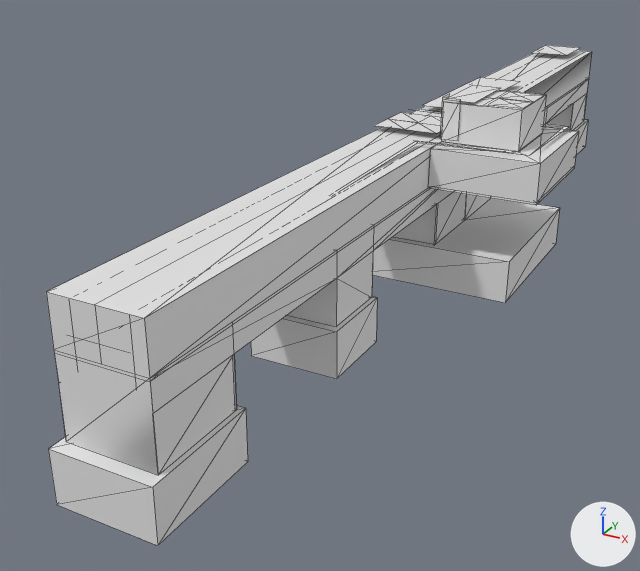
What one commit did to the OBJ model meshes/Pipeline.obj.
Before and after are seen from a 50 mm lens placed at (64.1, -156.8, 48.0), pointed at (-14.3, -14.3, -23.2). The axes (+X, +Y, +Z) are drawn at lower right. The lights are the same throughout. Mesh edges are drawn as thin lines. Where no turn or scale is listed for an object, it has been applied to the vertices. Vertices at the same position are counted once.

Script lines for the objects in view, before the commit:
```python
me_pipeline = bpy.data.meshes.new('Pipeline')
me_pipeline.from_pydata(...)  # 295 vertices, 238 faces; spans x -8.0..27.0, y -94.0..111.0, z -21.0..15.0
ob_pipeline = bpy.data.objects.new('Pipeline', me_pipeline)
ob_pipeline.location = (0.0, 0.0, 0.0)
```
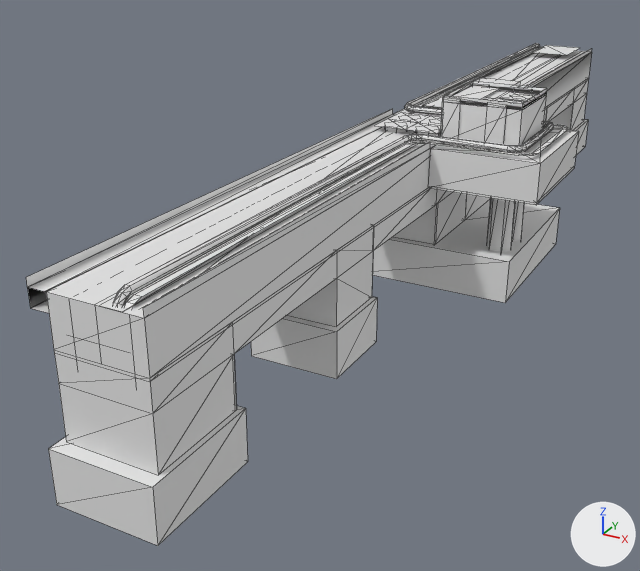
The change, as a list of edits to the scene's bpy script:
```text
Change me_pipeline:
    used by ob_pipeline; location = (0.0, 0.0, 0.0)
    remove me_pipeline.from_pydata(...)  # 295 vertices, 238 faces; spans x -8.0..27.0, y -94.0..111.0, z -21.0..15.0
    add me_pipeline.from_pydata(...)  # 653 vertices, 752 faces; spans x -10.0..27.0, y -94.0..111.0, z -21.0..16.0
    me_pipeline part 1: the loose piece of 4 vertices spanning x 7.0..10.0, y -8.0, z 8.0..15.0 is copied, and the copy is moved by (8.0, 0.0, 0.0); it spans x 15.0..19.0, y -8.0, z 8.0..15.0
    me_pipeline part 2: 4 vertices moved within x -8.0..21.0, y -11.0..11.0, z 8.0; 7 vertices removed from x -7.0..25.0, y -92.0..12.0, z -5.0..8.0; 349 vertices added at x -10.0..26.0, y -92.0..108.0, z -15.0..16.0
    me_pipeline part 3: the surface is now shaded smooth
```

Changed parts and their boxes (x1, y1, x2, y2) in the pictures (640 x 571 px):
'Pipeline', reshaped: before (46, 45, 592, 546); after (26, 43, 592, 546)
part 1 of me_pipeline, added: after (485, 102, 507, 144)
part 2 of me_pipeline, built on: before (350, 111, 568, 184); after (26, 43, 591, 413)
